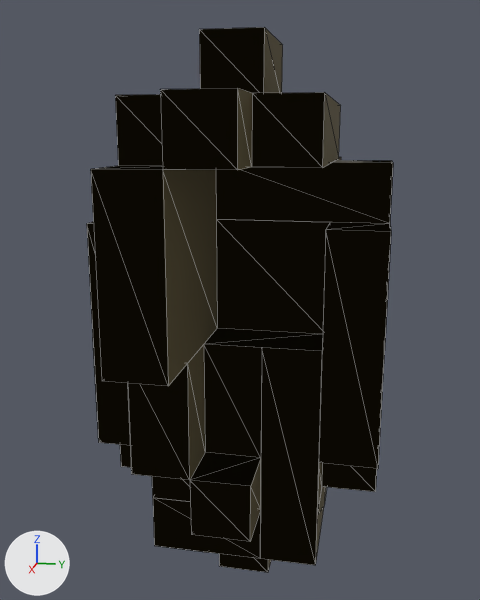
The glTF model sprite_to_3d/actor_assets/hero/base_spine2.gltf: old version first, new version second.
Before and after are seen from a 50 mm lens placed at (14.47, -0.28, 8.42), pointed at (2.89, -2.59, 5.52). The lights are fixed; the arrows at lower left show +X, +Y and +Z. The first picture is the older version. Mesh edges are drawn as thin lines. Vertices at exactly the same position are counted once.
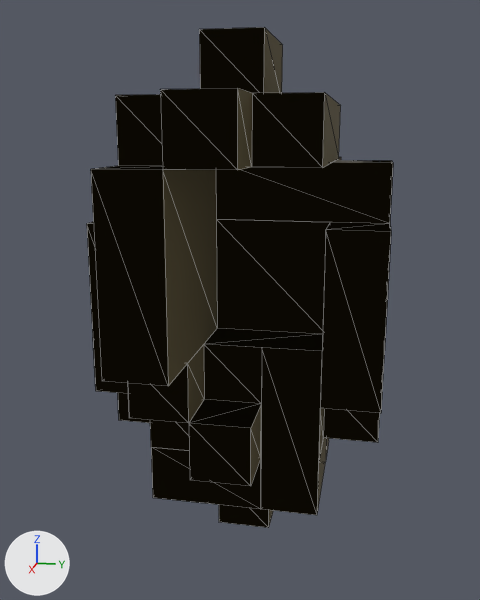
The newer file is also turned or shifted as a whole; pictures and numbers use the older file's frame.

Pixel boxes [x1, y1, x2, y2] of what changed, in the pictures (480 x 600 px; the box of a moved part takes in the faces that stretch with it):
'Mesh_0', reshaped (8% shorter)
    before: [87, 27, 393, 572]
    after: [87, 27, 393, 528]
part 1 of me_mesh_0, moved or reshaped
    before: [87, 224, 391, 572]
    after: [87, 224, 391, 528]

Patch to the scene script:
```diff
--- a/sprite_to_3d/actor_assets/hero/base_spine2.gltf.py
+++ b/sprite_to_3d/actor_assets/hero/base_spine2.gltf.py
@@ me_mesh_0 @@
 # used by ob_mesh_0; location = (0.0, 0.0, 0.0)
-me_mesh_0.from_pydata(...)  # 151 vertices, 232 faces; spans x 0.0..6.0, y -5.0..0.0, z 0.0..10.0
+me_mesh_0.from_pydata(...)  # 151 vertices, 232 faces; spans x 0.0..6.0, y -5.0..0.0, z 1.0..10.0
+# me_mesh_0 part 1: all 49 vertices in x 0.0..5.0, y -5.0..0.0, z 0.0..3.0 are moved by (0.0, 0.0, 1.0)
 me_mesh_0.materials.append(mat_standard)
```
